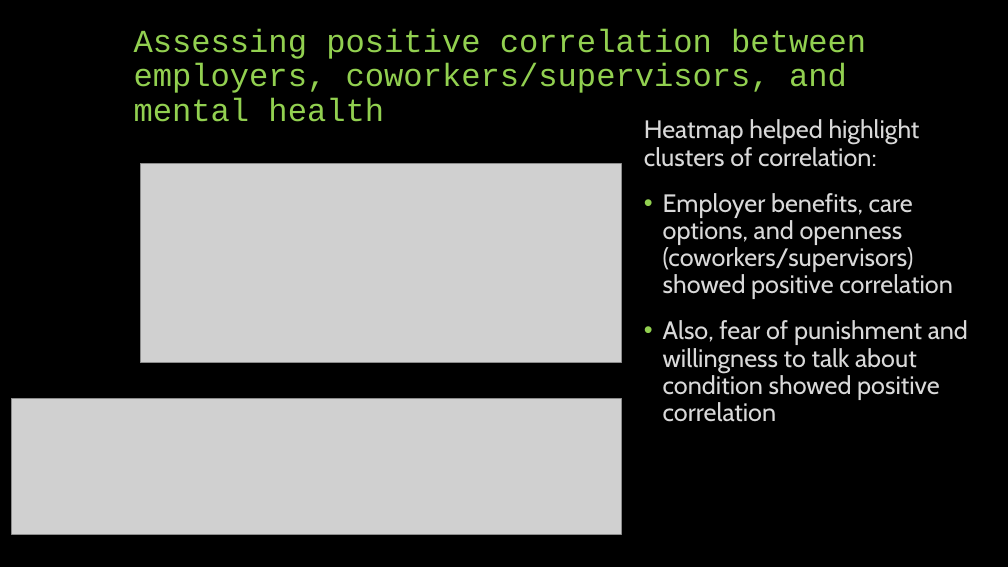
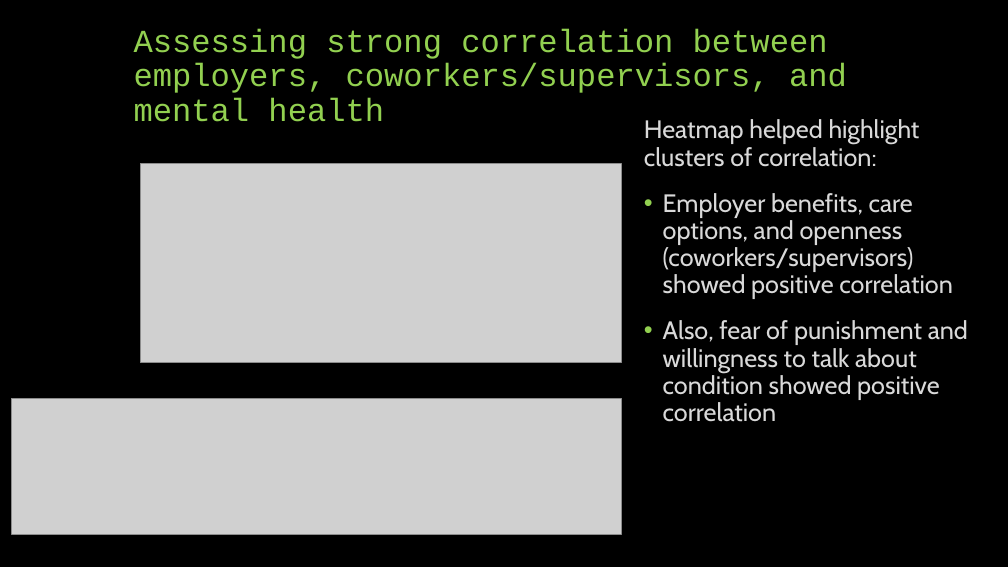
Before and after one commit to JimCarson1/Project_1, a slide deck: slide 9 of Project 1 UNC AI Bootcamp.pptx (slide 8 before the commit). Drawn at 1008x567 pixels with LibreOffice and Linux fonts; fonts in the diff are those of the drawing; grey boxes stand for pictures. Boxes give left, top, right and bottom in pixels: in the first picture for what was removed or moved away, otherwise in the second. Text is boxed around its words. In the diff, an @@ line names an element or a change of style, - is before the commit and + after.

```diff
--- a/Project 1 UNC AI Bootcamp.pptx
+++ b/Project 1 UNC AI Bootcamp.pptx
@@ title at (x1=134, y1=28, x2=847, y2=122): text changed @@
-Assessing positive correlation between employers, coworkers/supervisors, and mental health
+Assessing strong correlation between employers, coworkers/supervisors, and mental health
```
Also in this commit, not shown: 7 other slides changed, 1 slide added, 1 slide removed.
